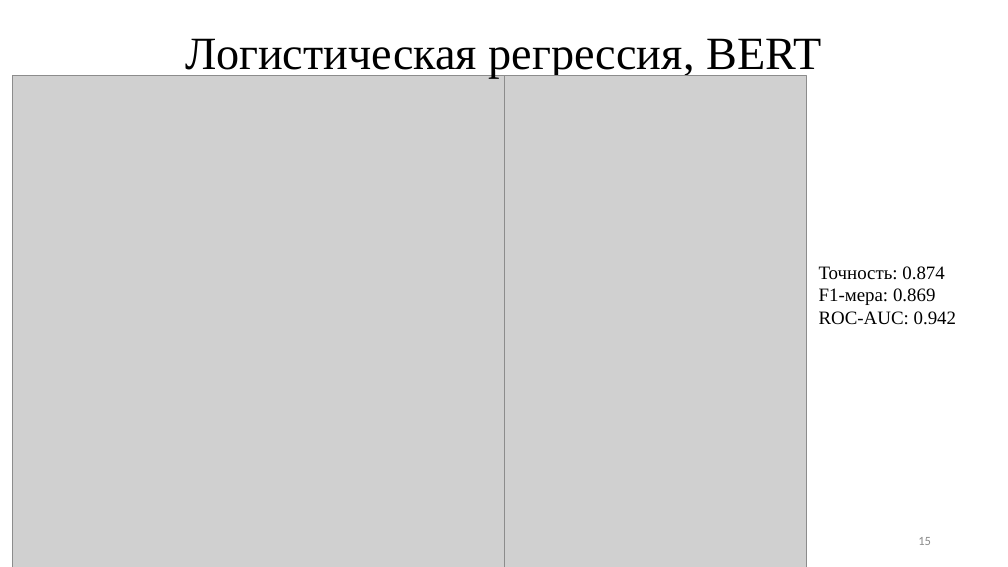
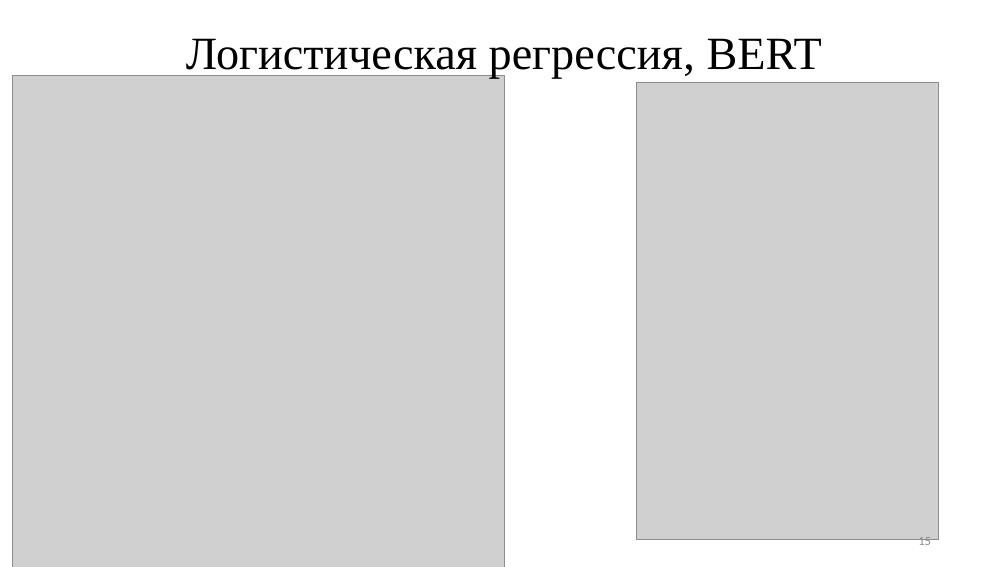
Before and after one commit to TheSawIsTheLaw/iWannaKillMyself, a slide deck: slide 15 of iWannaNote/iHatePresentations/presentation.pptx. Drawn at 1008x567 pixels with LibreOffice and Linux fonts; fonts in the diff are those of the drawing; grey boxes stand for pictures. Boxes give left, top, right and bottom in pixels: in the first picture for what was removed or moved away, otherwise in the second. Text is boxed around its words. In the diff, an @@ line names an element or a change of style, - is before the commit and + after.

```diff
--- a/iWannaNote/iHatePresentations/presentation.pptx
+++ b/iWannaNote/iHatePresentations/presentation.pptx
@@ picture resized from (x1=504, y1=76, x2=807, y2=567) to (x1=637, y1=82, x2=938, y2=540) @@
@@ text removed at (x1=819, y1=266, x2=956, y2=325) @@
-Точность: 0.874
-F1-мера: 0.869
-ROC-AUC: 0.942
```
Also in this commit, not shown: 4 other slides changed, 2 slides added, 1 slide removed.
